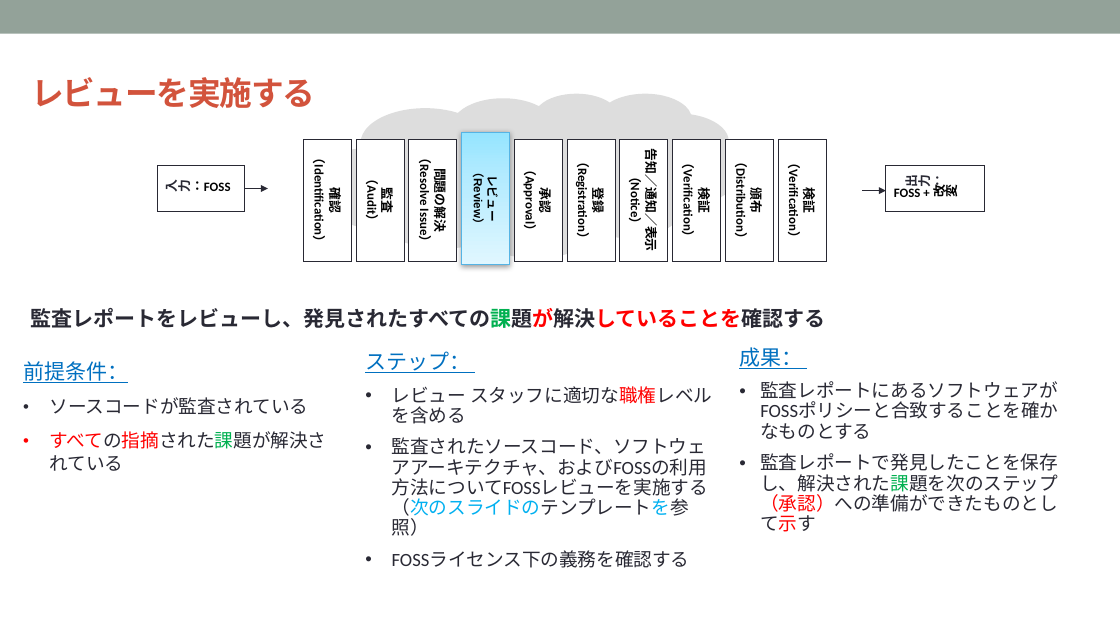
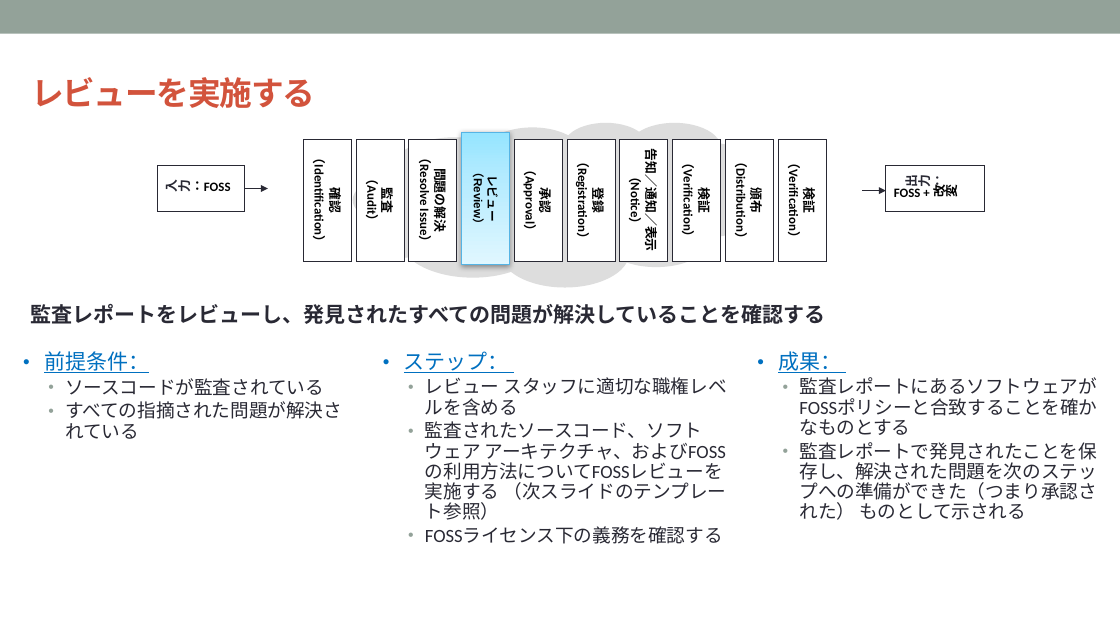
Before and after one commit to OpenChain-Project/Curriculum-Translation-JP, a slide deck: slide 57 of RC/openchain-curriculum-release-2-jp_rc1.0.pptx. Drawn at 1120x630 pixels with LibreOffice and Linux fonts; fonts in the diff are those of the drawing; background and template pictures are left out. Boxes give left, top, right and bottom in pixels: in the first picture for what was removed or moved away, otherwise in the second. Text is boxed around its words. In the diff, an @@ line names an element or a change of style, - is before the commit and + after.

```diff
--- a/RC/openchain-curriculum-release-2-jp_rc1.0.pptx
+++ b/RC/openchain-curriculum-release-2-jp_rc1.0.pptx
@@ thought cloud: place and size @@
-thought cloud at bbox=[323, 93, 738, 258]
+thought cloud at bbox=[353, 123, 767, 287]
@@ text at bbox=[31, 304, 826, 324]: text changed @@
-監査レポートをレビューし、発見されたすべての課題が解決していることを確認する
+監査レポートをレビューし、発見されたすべての問題が解決していることを確認する
@@ text "前提条件：": place and size @@
-text "前提条件：" at bbox=[23, 361, 326, 471]
+text "前提条件：" at bbox=[44, 351, 342, 439]
@@ text at bbox=[44, 351, 324, 395]: bullet none to •; line spacing 1.5 to 0.9; list level 1 to 2 in "ソースコードが監査されている"; line spacing 1 to 0.9 @@
@@ text "ステップ：": place and size @@
-text "ステップ：" at bbox=[365, 351, 712, 568]
+text "ステップ：" at bbox=[404, 351, 726, 544]
@@ text at bbox=[404, 351, 726, 544]: text colour #FF0000 to #292934 in "スタッフに適切な職権レベルを含める"; bullet none to •; list level 1 to 2 in "レビュー スタッフに適切な職権レベルを含める"; list level 1 to 2 in "FOSSライセンス下の義務を確認する" @@
@@ text "成果：": place and size @@
-text "成果：" at bbox=[739, 347, 1058, 532]
+text "成果：" at bbox=[778, 351, 1097, 520]
@@ text at bbox=[778, 351, 1097, 399]: bullet none to •; list level 1 to 2 in "監査レポートにあるソフトウェアがFOSSポリシーと合致することを確かなものとする" @@
@@ text at bbox=[65, 401, 342, 439]: text changed @@
-• すべての指摘された課題が解決されている
+  • すべての指摘された問題が解決されている
@@ text at bbox=[425, 421, 726, 520]: text changed @@
-• 監査されたソースコード、ソフトウェアアーキテクチャ、およびFOSSの利用方法についてFOSSレビューを実施する （次のスライドのテンプレートを参照）
+  • 監査されたソースコード、ソフトウェア アーキテクチャ、およびFOSSの利用方法についてFOSSレビューを実施する （次スライドのテンプレート参照）
@@ text at bbox=[799, 442, 1097, 520]: text changed @@
-• 監査レポートで発見したことを保存し、解決された課題を次のステップ（承認）への準備ができたものとして示す
+  • 監査レポートで発見されたことを保存し、解決された問題を次のステップへの準備ができた（つまり承認された） ものとして示される
```
Also in this commit, not shown: 10 other slides changed.
